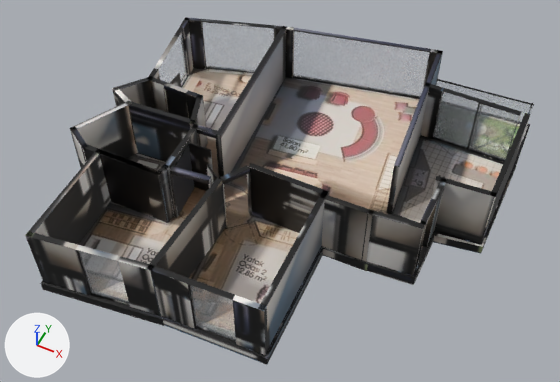
Renders of the glTF model _bake/glb/gol-20/model.glb from each side of a commit.
Rendered twice from a 50 mm lens placed at (7.62, -15.85, 19.55), pointed at (-0.01, -0.58, 0.48). Lighting does not change. The marker at lower left points along +X, +Y and +Z. The picture after the commit comes second. Where no turn or scale is listed for an object, it has been applied to the vertices. Vertices at exactly the same position are counted once.
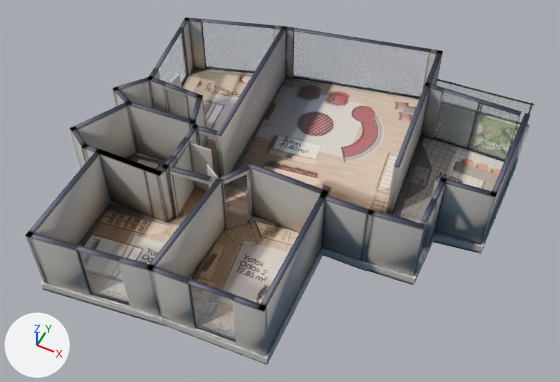
What differs and where, as boxes [x1, y1, x2, y2] in the pictures (560 x 382 px):
'Mesh_0', surface changed (black to grey): [25, 18, 532, 365] in both
part 1 of me_mesh_0, deleted (mostly hidden): before [41, 124, 530, 319]
part 2 of me_mesh_0, surface changed (lighter): [25, 18, 532, 364] in both

Diff of the bpy script that builds the scene:
```diff
--- a/_bake/glb/gol-20/model.glb.py
+++ b/_bake/glb/gol-20/model.glb.py
@@ mat_baked @@
 n3 = _N.new('ShaderNodeMapping'); n3.name = 'Mapping'
-n3.inputs[1].default_value = (0.00119, -14.95, 0.0)  # 'Location'
-n3.inputs[3].default_value = (15.97, 15.95, 1.0)  # 'Scale'
+n3.inputs[1].default_value = (0.00115, -14.96, 0.0)  # 'Location'
+n3.inputs[3].default_value = (15.95, 15.96, 1.0)  # 'Scale'
 n4 = _N.new('ShaderNodeUVMap'); n4.name = 'UV Map'
@@ me_mesh_0 @@
 # used by ob_mesh_0; location = (-6.67, 6.84, -0.36)
-me_mesh_0.from_pydata(...)  # 2945 vertices, 5332 faces; spans x 0.0..13.3, y -13.68..0.0, z 0.0..2.62
+me_mesh_0.from_pydata(...)  # 2269 vertices, 3980 faces; spans x 0.0..13.3, y -13.68..0.0, z 0.0..2.62
+# me_mesh_0 part 1: 676 vertices removed from x 0.96..13.28, y -13.11..-0.31, z 0.0..0.35
+# me_mesh_0 part 2: 2880 kept faces spanning x 0.0..13.3, y -13.68..0.0, z 0.0..2.62 get new texture (UV) coordinates
 me_mesh_0.materials.append(mat_baked)
```
